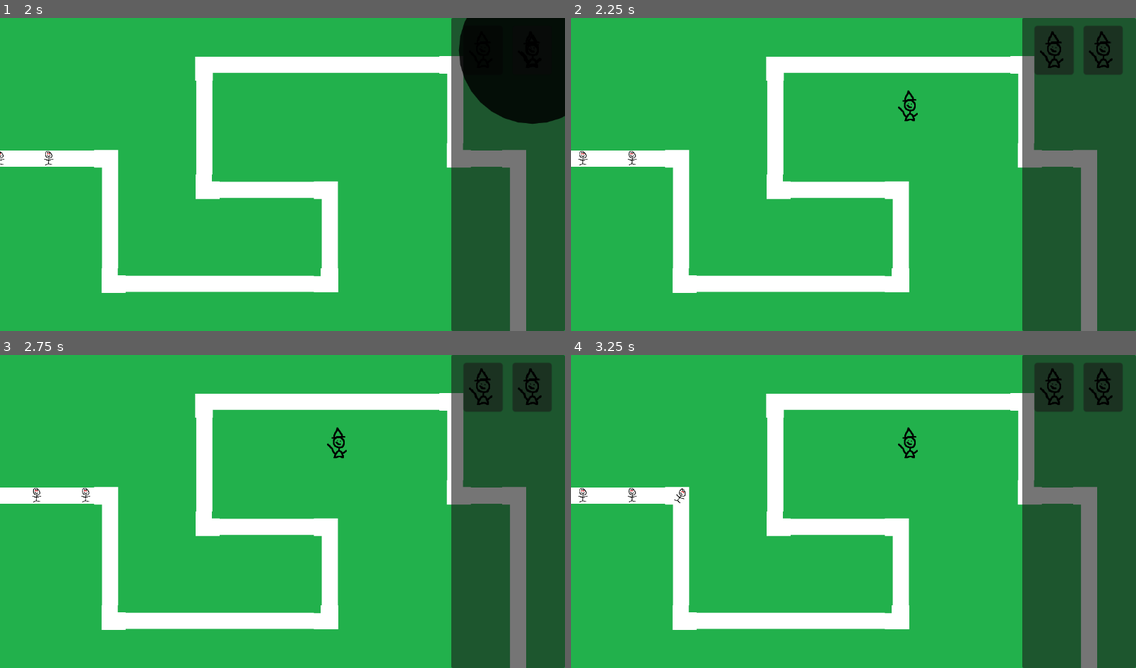
Above: before the commit, frames 1-4 (two rows, left to right).
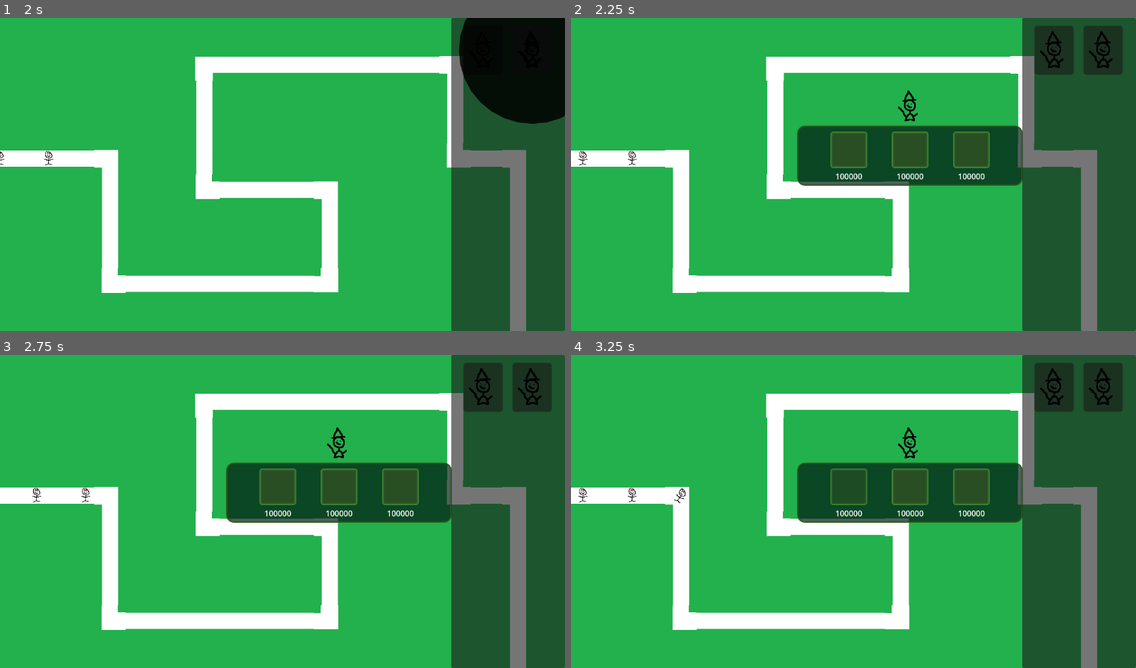
Above: after the commit, the same moments.

Repository: JFraser99/Tower-Defense
Game: Godot game, scene res://Main.tscn
Same seed, same stepped clock (60 frames per second), same inputs: the game is played once before the commit and once after it.
Inputs (mouse positions are in pixels of both pictures, inside the frame that each line leads up to):
- Up to frame 1 (2 s): tap Enter at 0.5 s; move the mouse to (485, 49) at 0.52 s; click (485, 49) at 0.67 s; tap Space at 1.25 s; move the mouse to (531, 49) at 1.27 s; click (531, 49) at 1.42 s
- Up to frame 2 (2.25 s): tap Enter at 2 s; move the mouse to (910, 105) at 2.02 s; click (910, 105) at 2.17 s
- Up to frame 3 (2.75 s): no input
- Up to frame 4 (3.25 s): click (847, 486) at 2.75 s, where only the run after the commit has a clickable "100000"

Frame 1 is identical in both runs. In frame 2, 7.7% of the frame differs, in the area x 40-80%, y 34-54%; in frame 3, 7.7%; in frame 4, 7.7%.

Commit message:
Added upgrade UI for mage tower

Diff:
--- a/Assets/Towers/Tower_Mage.tscn
+++ b/Assets/Towers/Tower_Mage.tscn
@@ -1,7 +1,8 @@
-[gd_scene load_steps=6 format=3 uid="uid://gya12wvaxibp"]
+[gd_scene load_steps=10 format=3 uid="uid://gya12wvaxibp"]
 
 [ext_resource type="Script" path="res://Assets/Towers/mage_tower.gd" id="1_2ocuu"]
 [ext_resource type="Texture2D" uid="uid://da68jrw0q4ayl" path="res://Assets/Towers/Mage_Tower_1.png" id="1_kjtrs"]
+[ext_resource type="StyleBox" uid="uid://c25nawf58qguo" path="res://Assets/Towers/UpgradeButtonStyle.tres" id="3_j5er1"]
 
 [sub_resource type="RectangleShape2D" id="RectangleShape2D_40als"]
 size = Vector2(34, 42)
@@ -16,8 +17,37 @@
 corner_radius_bottom_right = 150
 corner_radius_bottom_left = 150
 
+[sub_resource type="StyleBoxFlat" id="StyleBoxFlat_tityn"]
+bg_color = Color(0, 0.0666667, 0.0666667, 0.666667)
+border_width_left = 5
+border_width_top = 5
+border_width_right = 5
+border_width_bottom = 5
+border_color = Color(0.192157, 0.396078, 0.113725, 1)
+border_blend = true
+corner_radius_top_left = 15
+corner_radius_top_right = 15
+corner_radius_bottom_right = 15
+corner_radius_bottom_left = 15
+
+[sub_resource type="StyleBoxFlat" id="StyleBoxFlat_40ssh"]
+bg_color = Color(0.164706, 0.305882, 0.141176, 0.596078)
+border_width_left = 5
+border_width_top = 5
+border_width_right = 5
+border_width_bottom = 5
+border_color = Color(0.247059, 0.545098, 0.203922, 1)
+border_blend = true
+corner_radius_top_left = 5
+corner_radius_top_right = 5
+corner_radius_bottom_right = 5
+corner_radius_bottom_left = 5
+
+[sub_resource type="StyleBoxEmpty" id="StyleBoxEmpty_uog84"]
+
 [node name="TowerMage" type="StaticBody2D"]
 collision_mask = 5
+input_pickable = true
 script = ExtResource("1_2ocuu")
 
 [node name="CollisionShape2D" type="CollisionShape2D" parent="."]
@@ -50,6 +80,77 @@
 offset_bottom = 150.0
 theme_override_styles/panel = SubResource("StyleBoxFlat_ge6gj")
 
+[node name="Upgrade" type="Node" parent="."]
+
+[node name="Upgrade" type="Panel" parent="Upgrade"]
+visible = false
+offset_left = -230.0
+offset_top = 50.0
+offset_right = 230.0
+offset_bottom = 173.0
+theme_override_styles/panel = SubResource("StyleBoxFlat_tityn")
+
+[node name="HBoxContainer" type="HBoxContainer" parent="Upgrade/Upgrade"]
+layout_mode = 0
+offset_left = 15.0
+offset_top = 12.0
+offset_right = 447.0
+offset_bottom = 87.0
+theme_override_constants/separation = 50
+alignment = 1
+
+[node name="Range" type="Button" parent="Upgrade/Upgrade/HBoxContainer"]
+custom_minimum_size = Vector2(75, 75)
+layout_mode = 2
+theme_override_styles/normal = ExtResource("3_j5er1")
+theme_override_styles/hover = SubResource("StyleBoxFlat_40ssh")
+theme_override_styles/pressed = ExtResource("3_j5er1")
+theme_override_styles/focus = SubResource("StyleBoxEmpty_uog84")
+
+[node name="Label" type="Label" parent="Upgrade/Upgrade/HBoxContainer/Range"]
+layout_mode = 0
+offset_left = 3.0
+offset_top = 80.0
+offset_right = 72.0
+offset_bottom = 106.0
+text = "100000"
+horizontal_alignment = 1
+
+[node name="AttackSpeed" type="Button" parent="Upgrade/Upgrade/HBoxContainer"]
+custom_minimum_size = Vector2(75, 75)
+layout_mode = 2
+theme_override_styles/normal = ExtResource("3_j5er1")
+theme_override_styles/hover = SubResource("StyleBoxFlat_40ssh")
+theme_override_styles/pressed = ExtResource("3_j5er1")
+theme_override_styles/focus = SubResource("StyleBoxEmpty_uog84")
+
+[node name="Label" type="Label" parent="Upgrade/Upgrade/HBoxContainer/AttackSpeed"]
+layout_mode = 0
+offset_left = 3.0
+offset_top = 80.0
+offset_right = 72.0
+offset_bottom = 106.0
+text = "100000"
+horizontal_alignment = 1
+
+[node name="Power" type="Button" parent="Upgrade/Upgrade/HBoxContainer"]
+custom_minimum_size = Vector2(75, 75)
+layout_mode = 2
+theme_override_styles/normal = ExtResource("3_j5er1")
+theme_override_styles/hover = SubResource("StyleBoxFlat_40ssh")
+theme_override_styles/pressed = ExtResource("3_j5er1")
+theme_override_styles/focus = SubResource("StyleBoxEmpty_uog84")
+
+[node name="Label" type="Label" parent="Upgrade/Upgrade/HBoxContainer/Power"]
+layout_mode = 0
+offset_left = 3.0
+offset_top = 80.0
+offset_right = 72.0
+offset_bottom = 106.0
+text = "100000"
+horizontal_alignment = 1
+
+[connection signal="input_event" from="." to="." method="_on_input_event"]
 [connection signal="body_entered" from="DetectionArea" to="." method="_on_tower_body_entered"]
 [connection signal="body_exited" from="DetectionArea" to="." method="_on_tower_body_exited"]
 [connection signal="timeout" from="AttackCooldownTimer" to="." method="_on_timer_timeout"]
--- /dev/null
+++ b/Assets/Towers/UpgradeButtonStyle.tres
@@ -0,0 +1,14 @@
+[gd_resource type="StyleBoxFlat" format=3 uid="uid://c25nawf58qguo"]
+
+[resource]
+bg_color = Color(0.164706, 0.305882, 0.141176, 1)
+border_width_left = 5
+border_width_top = 5
+border_width_right = 5
+border_width_bottom = 5
+border_color = Color(0.247059, 0.545098, 0.203922, 1)
+border_blend = true
+corner_radius_top_left = 5
+corner_radius_top_right = 5
+corner_radius_bottom_right = 5
+corner_radius_bottom_left = 5
--- a/Assets/Towers/mage_tower.gd
+++ b/Assets/Towers/mage_tower.gd
@@ -66,3 +66,15 @@
 
 func _on_timer_timeout():
 	canAttack = true
+
+
+
+func _on_input_event(viewport, event, shape_idx):
+	if event is InputEventMouseButton and event.button_mask == 1:
+		var towerPath = get_tree().get_root().get_node("Main/Towers")
+		for i in towerPath.get_child_count():
+			if towerPath.get_child(i).name != self.name:
+				towerPath.get_child(i).get_node("Upgrade/Upgrade").hide()
+		var upgradeNode = get_node("Upgrade/Upgrade")
+		upgradeNode.visible = !upgradeNode.visible
+		upgradeNode.global_position = self.position + Vector2(-upgradeNode.size.x / 2, upgradeNode.size.y / 3)
